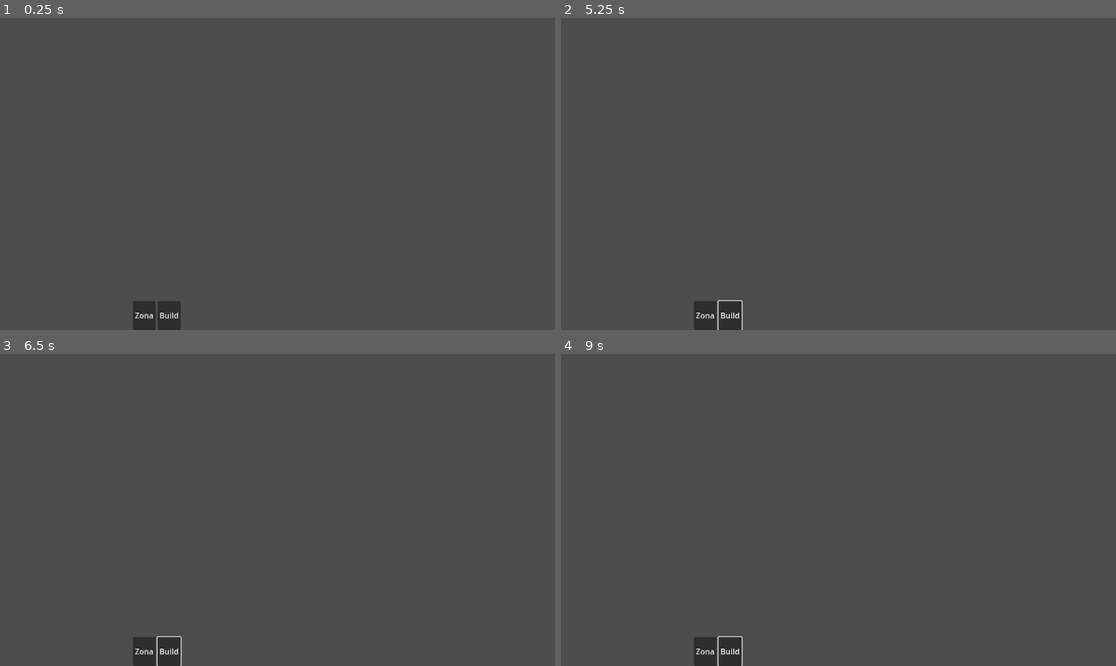
Above: before the commit, frames 1-4 (two rows, left to right).
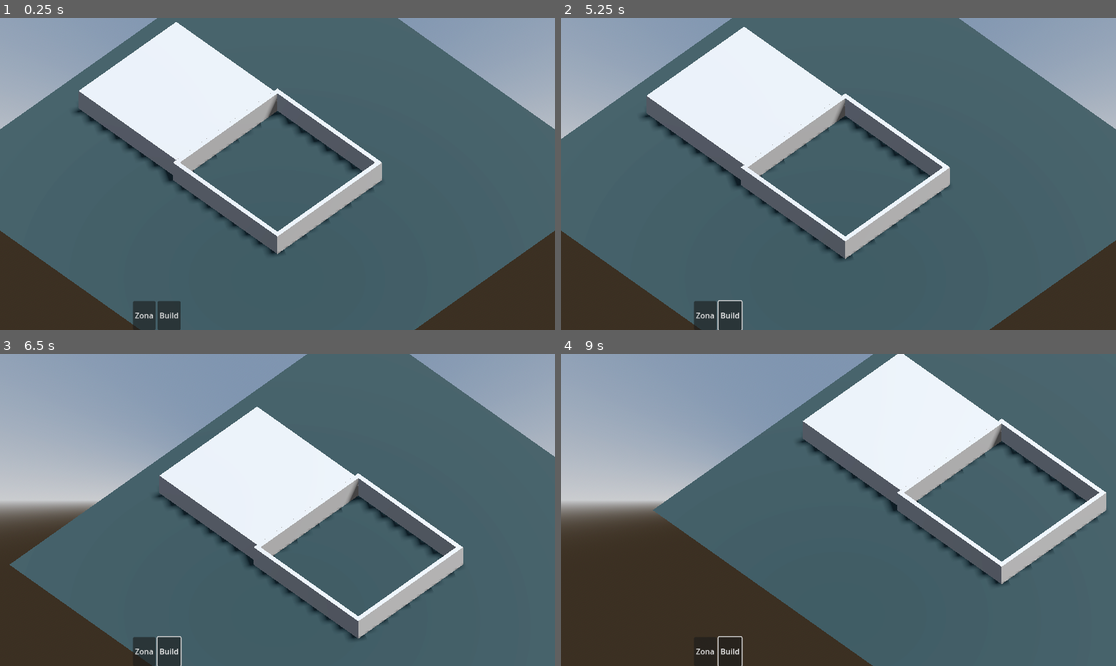
Above: after the commit, the same moments.

Repository: Ojunio14/SSI
Game: Godot game, scene res://scenes/main.tscn
Same seed, same stepped clock (60 frames per second), same inputs: the game is played once before the commit and once after it.
Inputs (mouse positions are in pixels of both pictures, inside the frame that each line leads up to):
- Up to frame 1 (0.25 s): no input
- Up to frame 2 (5.25 s): click "Zona" at 0.5 s; click "Build" at 1.25 s; click "Zona" at 2 s; click "Build" at 2.75 s; click "Zona" at 3.5 s; click "Build" at 4.25 s; tap Enter at 5 s; move the mouse to (960, 158) at 5.02 s; hold A (A, bound only after the commit) from 5.03 s (still down)
- Up to frame 3 (6.5 s): tap D (D, bound only after the commit) at 5.3, 5.85 s; move the mouse to (166, 525) at 5.77 s; release A (A, bound only after the commit) at 5.78 s; tap S (S, bound only after the commit) at 6.05 s
- Up to frame 4 (9 s): move the mouse to (894, 441) at 6.52 s; hold S (S, bound only after the commit) 6.53-7.28 s; tap W (W, bound only after the commit) at 6.8, 7.35 s; move the mouse to (810, 572) at 7.27 s; tap Mouse wheel up (zoom_in, bound only after the commit) at 7.55 s; move the mouse to (1005, 556) at 8.02 s; hold Mouse wheel up (zoom_in, bound only after the commit) 8.03-8.78 s; tap Mouse wheel down (zoom_out, bound only after the commit) at 8.3, 8.85 s; move the mouse to (672, 463) at 8.77 s

The runs differ from the first frame. In frame 1, 87% of the frame differs, in the area x 0-100%, y 0-100%; in frame 2, 87%; in frame 3, 87%; in frame 4, 88%.

Commit message:
Movimentação da Camera Orthogonal

Diff:
--- a/project.godot
+++ b/project.godot
@@ -18,3 +18,44 @@
 [autoload]
 
 BuildingManager="*res://scripts/global/BuildingManager.gd"
+
+[input]
+
+Z={
+"deadzone": 0.2,
+"events": []
+}
+rotate_cam={
+"deadzone": 0.2,
+"events": []
+}
+zoom_in={
+"deadzone": 0.2,
+"events": [Object(InputEventMouseButton,"resource_local_to_scene":false,"resource_name":"","device":-1,"window_id":0,"alt_pressed":false,"shift_pressed":false,"ctrl_pressed":false,"meta_pressed":false,"button_mask":0,"position":Vector2(0, 0),"global_position":Vector2(0, 0),"factor":1.0,"button_index":4,"canceled":false,"pressed":false,"double_click":false,"script":null)
+]
+}
+zoom_out={
+"deadzone": 0.2,
+"events": [Object(InputEventMouseButton,"resource_local_to_scene":false,"resource_name":"","device":-1,"window_id":0,"alt_pressed":false,"shift_pressed":false,"ctrl_pressed":false,"meta_pressed":false,"button_mask":0,"position":Vector2(0, 0),"global_position":Vector2(0, 0),"factor":1.0,"button_index":5,"canceled":false,"pressed":false,"double_click":false,"script":null)
+]
+}
+A={
+"deadzone": 0.2,
+"events": [Object(InputEventKey,"resource_local_to_scene":false,"resource_name":"","device":-1,"window_id":0,"alt_pressed":false,"shift_pressed":false,"ctrl_pressed":false,"meta_pressed":false,"pressed":false,"keycode":0,"physical_keycode":65,"key_label":0,"unicode":65,"location":0,"echo":false,"script":null)
+]
+}
+W={
+"deadzone": 0.2,
+"events": [Object(InputEventKey,"resource_local_to_scene":false,"resource_name":"","device":-1,"window_id":0,"alt_pressed":false,"shift_pressed":false,"ctrl_pressed":false,"meta_pressed":false,"pressed":false,"keycode":0,"physical_keycode":87,"key_label":0,"unicode":87,"location":0,"echo":false,"script":null)
+]
+}
+S={
+"deadzone": 0.2,
+"events": [Object(InputEventKey,"resource_local_to_scene":false,"resource_name":"","device":-1,"window_id":0,"alt_pressed":false,"shift_pressed":false,"ctrl_pressed":false,"meta_pressed":false,"pressed":false,"keycode":0,"physical_keycode":83,"key_label":0,"unicode":83,"location":0,"echo":false,"script":null)
+]
+}
+D={
+"deadzone": 0.2,
+"events": [Object(InputEventKey,"resource_local_to_scene":false,"resource_name":"","device":-1,"window_id":0,"alt_pressed":false,"shift_pressed":false,"ctrl_pressed":false,"meta_pressed":false,"pressed":false,"keycode":0,"physical_keycode":68,"key_label":0,"unicode":68,"location":0,"echo":false,"script":null)
+]
+}
--- a/scenes/main.tscn
+++ b/scenes/main.tscn
@@ -1,10 +1,36 @@
-[gd_scene load_steps=2 format=3 uid="uid://dchqj8u8twbrh"]
+[gd_scene load_steps=7 format=3 uid="uid://dchqj8u8twbrh"]
 
+[ext_resource type="PackedScene" uid="uid://ct1be75a8w2up" path="res://teste/teste_area.tscn" id="1_0wfyh"]
 [ext_resource type="PackedScene" uid="uid://c0m2sb8bol8po" path="res://scenes/ui/build_menu/build_menu.tscn" id="1_o5qli"]
+[ext_resource type="PackedScene" uid="uid://duxv2s0pxm58g" path="res://scenes/player/camera/camera_orthogonal.tscn" id="2_sugp2"]
+
+[sub_resource type="ProceduralSkyMaterial" id="ProceduralSkyMaterial_0wfyh"]
+sky_horizon_color = Color(0.66224277, 0.6717428, 0.6867428, 1)
+ground_horizon_color = Color(0.66224277, 0.6717428, 0.6867428, 1)
+
+[sub_resource type="Sky" id="Sky_sugp2"]
+sky_material = SubResource("ProceduralSkyMaterial_0wfyh")
+
+[sub_resource type="Environment" id="Environment_jyhfs"]
+background_mode = 2
+sky = SubResource("Sky_sugp2")
+tonemap_mode = 2
+glow_enabled = true
 
 [node name="Main" type="Node"]
 
+[node name="WorldEnvironment" type="WorldEnvironment" parent="."]
+environment = SubResource("Environment_jyhfs")
+
+[node name="DirectionalLight3D" type="DirectionalLight3D" parent="."]
+transform = Transform3D(-0.8660254, -0.43301278, 0.25, 0, 0.49999997, 0.86602545, -0.50000006, 0.75, -0.43301266, 0, 0, 0)
+shadow_enabled = true
+
 [node name="World" type="Node3D" parent="."]
+
+[node name="TesteArea" parent="World" instance=ExtResource("1_0wfyh")]
+
+[node name="Camera_Orthogonal" parent="World" instance=ExtResource("2_sugp2")]
 
 [node name="Ui" type="CanvasLayer" parent="."]
 
--- /dev/null
+++ b/scenes/player/camera/camera_orthogonal.tscn
@@ -0,0 +1,13 @@
+[gd_scene load_steps=2 format=3 uid="uid://duxv2s0pxm58g"]
+
+[ext_resource type="Script" uid="uid://c1nha4jbogvfb" path="res://scripts/player/camera/CameraOrthogonal.gd" id="1_1tttk"]
+
+[node name="Camera_Orthogonal" type="Node3D"]
+script = ExtResource("1_1tttk")
+
+[node name="InnerGimbal" type="Node3D" parent="."]
+
+[node name="Camera" type="Camera3D" parent="InnerGimbal"]
+transform = Transform3D(0.70710677, -0.49999997, 0.49999997, 0, 0.70710677, 0.70710677, -0.70710677, -0.49999997, 0.49999997, 10, 15, 10)
+projection = 1
+size = 10.0
--- /dev/null
+++ b/scripts/player/camera/CameraOrthogonal.gd
@@ -0,0 +1,103 @@
+extends Node3D
+
+
+@onready var camera = $InnerGimbal/Camera
+@onready var innergimbal = $InnerGimbal
+
+@export var max_zoom := 55.0
+@export var min_zoom := 30.0
+@export var zoom_speed := 0.9
+var zoom := 35.0
+
+@export var speed := 0.3
+@export var drag_speed = 0.005
+@export var acceleration := 0.08
+@export var mouse_sensitivity = 0.0009
+
+var move = Vector3()
+
+const  Config_Camera : Vector3 = Vector3()
+
+var Rotation_Camera : Vector3 = Vector3(0,45,0)
+var Rotation_Atual = Vector3(0,45,0)
+var num : = 45
+var interpo
+var inicial
+# Called when the node enters the scene tree for the first time.
+func _ready():
+	#OS.window_fullscreen = true
+	inicial = global_rotation
+	pass
+
+func _input(event):
+#	if event.is_action_pressed("Z"):
+#		num += 45
+#		Rotation_Camera.y = num
+#		interpo = lerp(Rotation_Atual,Rotation_Camera,8)
+#		Rotation_Atual.y = num
+#		$InnerGimbal.rotation_degrees = interpo
+
+
+
+#		if Rotation_Camera == 365:
+#			$InnerGimbal.rotation_degrees.y = 45
+	if Input.is_action_just_pressed("Z"):
+
+		$InnerGimbal.global_rotation = inicial
+	if Input.is_action_pressed("rotate_cam"):
+		if event is InputEventMouseMotion:
+			if event.relative.x != 0:
+				#$InnerGimbal.rotate_y( -event.relative.x * mouse_sensitivity)
+#				print(-event.relative.x * mouse_sensitivity)
+				#rotate_object_local(Vector3.UP, -event.relative.x * mouse_sensitivity)
+				pass
+#			if event.relative.y != 0:
+#
+#				var y_rotation = clamp(-event.relative.y, -30, 30)
+#				innergimbal.rotate_object_local(Vector3.RIGHT, y_rotation * mouse_sensitivity)
+#	if Input.is_action_pressed("move_cam"):
+#		if event is InputEventMouseMotion:
+#			move.x -= event.relative.x * drag_speed
+#			move.z -= event.relative.y * drag_speed
+#			pass
+	if event.is_action_pressed("zoom_in"):
+		zoom -= zoom_speed
+
+	if event.is_action_pressed("zoom_out"):
+		zoom += zoom_speed
+	zoom = clamp(zoom, min_zoom, max_zoom)
+
+var pe
+func _process(delta):
+	#zoom camera
+	#scale
+	pe = lerp(scale, Vector3.ONE * zoom, zoom_speed)
+	camera.size = pe.y
+	#clamp rotation
+	innergimbal.rotation.x = clamp(innergimbal.rotation.x, -1.1, 0.3)
+	#move camera
+	move_cam(delta)
+
+func move_cam(_delta):
+	#get inputs
+	#if Input.is_action_pressed("W"):
+		#move.z = lerp(move.z,-speed, acceleration)
+	#elif Input.is_action_pressed("S"):
+		#move.z = lerp(move.z,speed, acceleration)
+	#else:
+		#
+		#move.z = lerp(move.z, 0.0, acceleration)#move.z * 0 * acceleration
+	#if Input.is_action_pressed("A"):
+		#move.x = lerp(move.x,-speed, acceleration)
+	#elif Input.is_action_pressed("D"):
+		#move.x = lerp(move.x,speed, acceleration)
+	#else:
+		#move.x = lerp(move.x, 0.0, acceleration)
+	var input_direction = Input.get_vector("A","D","W","S")
+	var movement_direction = (transform.basis * Vector3(input_direction.x,0,input_direction.y))
+	move += speed * movement_direction
+	#move camera
+	position = lerp(position, move, 0.05)
+	#global_position += speed * move#move.rotated(Vector3.UP,self.rotation.y) * zoom
+	#position.x = clamp(position.x,-20,20)
+	#position.z = clamp(position.z,-20,20)
Not shown, added: scripts/player/camera/CameraOrthogonal.gd.uid
